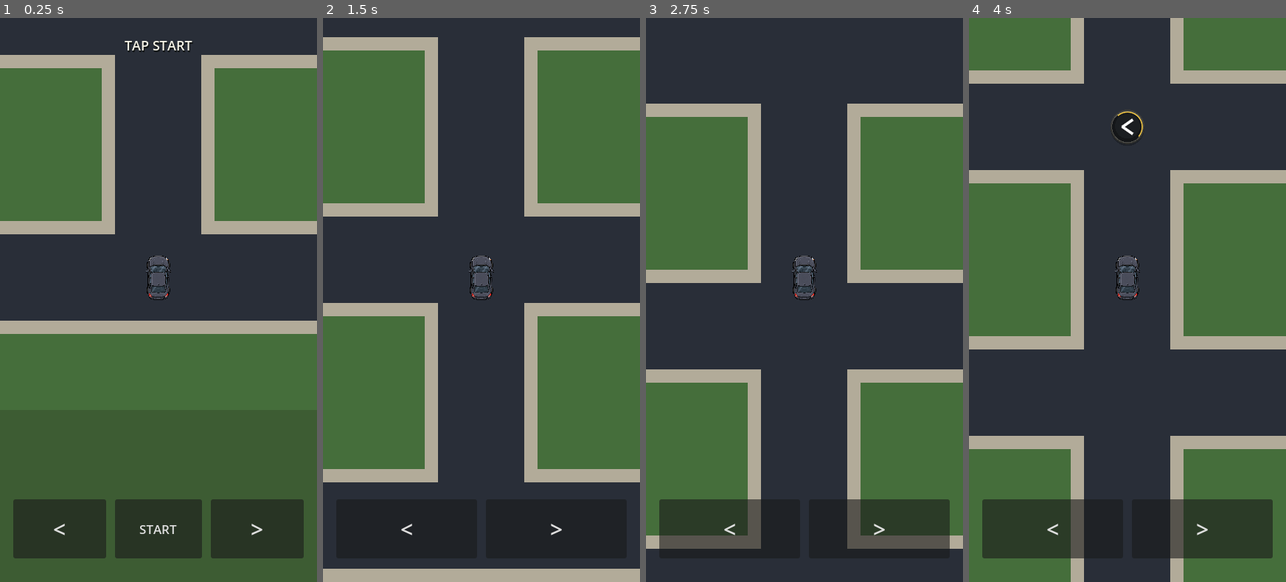
Above: before the commit, frames 1-4 (left to right).
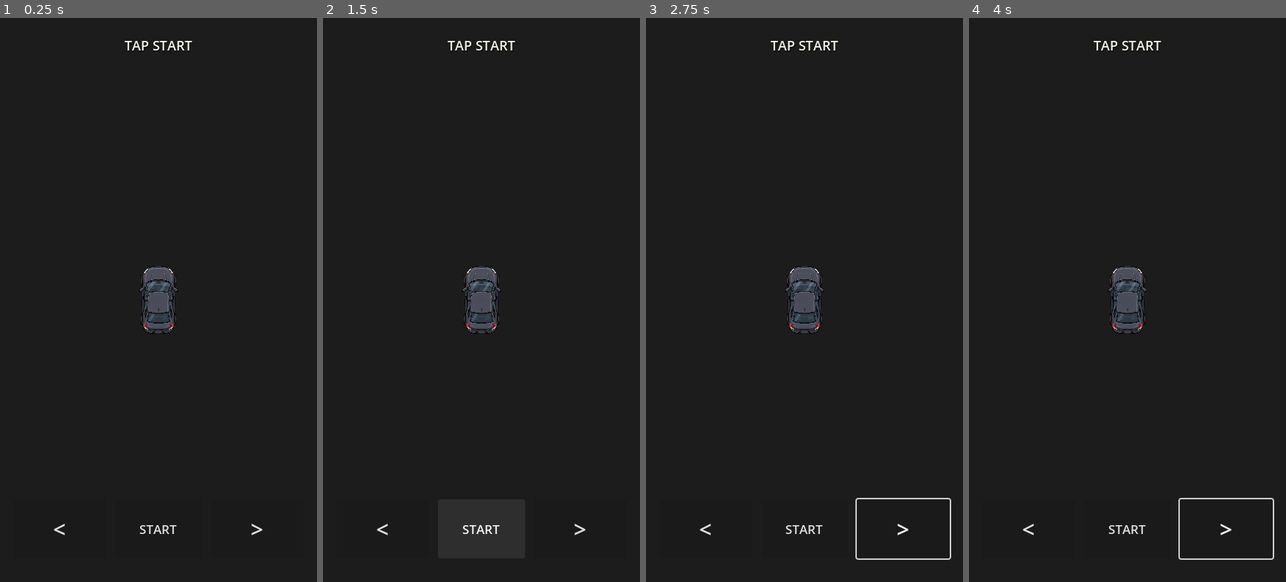
Above: after the commit, the same moments.

Repository: patrickcallahancomedy/comedian
Game: Godot game, scene res://scenes/drive/drive_module.tscn
The game is run twice, just before and just after one commit, with the same random seed, the same clock (stepped at 60 frames per second) and the same inputs.
Inputs (mouse positions are in pixels of both pictures, inside the frame that each line leads up to):
- Up to frame 1 (0.25 s): no input
- Up to frame 2 (1.5 s): click "START" at 0.5 s; click (481, 531) at 1.25 s, where only the run after the commit has a clickable "START"
- Up to frame 3 (2.75 s): tap Enter (ui_accept) at 2, 2.27 s; move the mouse to (874, 271) at 2.02 s; hold Right from 2.03 s (still down); tap Space at 2.1 s; click (874, 271) at 2.17 s
- Up to frame 4 (4 s): release Right at 2.75 s; tap Enter (ui_accept) at 2.75, 3.5 s; drag from (1064, 328) to (1111, 412) at 2.77 s; move the mouse to (1159, 175) at 3.52 s; hold Right from 3.53 s (still down); tap Space at 3.6 s

The runs differ from the first frame. In frame 1, 99% of the frame differs, in the area x 0-100%, y 0-100%; in frame 2, 90%; in frame 3, 96%; in frame 4, 97%.
Error after the commit: Parse Error: Cannot infer the type of "neighbor" variable because the value doesn't have a set type. (res://scripts/drive/drive_grid_controller.gd:601)

Commit message:
Apply city border rules and refine venue exterior

Diff:
--- a/godot/scripts/drive/drive_grid_controller.gd
+++ b/godot/scripts/drive/drive_grid_controller.gd
@@ -53,7 +53,6 @@
 const CITY_ROAD_ALT := Color(0.12, 0.13, 0.145)
 const CITY_ROAD_WIDTH := 20.0
 const CITY_SIDEWALK_WIDTH := 30.0
-const CITY_MARKING_COLOR := Color(0.91, 0.90, 0.84, 0.72)
 const CITY_BUILDING_COLORS := [
 	Color(0.28, 0.25, 0.23),
 	Color(0.32, 0.30, 0.28),
@@ -62,10 +61,13 @@
 ]
 const CITY_ROOF_DETAIL := Color(0.10, 0.11, 0.12, 0.26)
 const VENUE_BUILDING_COLOR := Color(0.18, 0.16, 0.15)
-const VENUE_TRIM_COLOR := Color(0.10, 0.10, 0.105)
-const VENUE_WINDOW_COLOR := Color(0.95, 0.63, 0.24, 0.82)
+const VENUE_ROOF_COLOR := Color(0.13, 0.125, 0.12)
+const VENUE_TRIM_COLOR := Color(0.08, 0.085, 0.09)
+const VENUE_WINDOW_COLOR := Color(0.96, 0.66, 0.28, 0.88)
 const VENUE_AWNING_COLOR := Color(0.42, 0.16, 0.13)
-const PARKING_LINE_COLOR := Color(0.92, 0.91, 0.84, 0.58)
+const VENUE_SIGN_COLOR := Color(0.78, 0.47, 0.22)
+const VENUE_SIDEWALK_COLOR := Color(0.48, 0.48, 0.46)
+const PARKING_LINE_COLOR := Color(0.92, 0.91, 0.84, 0.50)
 const GRID_COLOR := Color(0.08, 0.09, 0.09, 0.45)
 const BORDER_COLOR := Color(0.93, 0.92, 0.86)
 
@@ -576,61 +578,95 @@
 func _draw_city() -> void:
 	var rect := _city_rect()
 	_draw_world_rect(rect, CITY_GROUND_COLOR)
-
-	# Sidewalk beds first, then asphalt streets. Keeping every street centered
-	# on the existing 4x4 logical cells preserves the driving graph exactly.
-	for column in range(MAP.CITY_SIZE.x):
-		var center_x := rect.position.x + (float(column) + 0.5) * MAP.CITY_CELL
+	_draw_city_buildings(rect)
+
+	# City roads follow the same border rule as the neighborhood: perimeter
+	# intersections stop at the city edge, and only the actual entry cell opens
+	# outward toward the off-ramp.
+	for y in range(MAP.CITY_SIZE.y):
+		for x in range(MAP.CITY_SIZE.x):
+			_draw_city_intersection(Vector2i(x, y))
+
+	_draw_world_rect_outline(rect, Color(0.10, 0.11, 0.12, 0.55), 1.0)
+
+
+func _city_connections(cell: Vector2i) -> Array[Vector2i]:
+	var connections: Array[Vector2i] = []
+	for direction in [
+		Vector2i.UP,
+		Vector2i.RIGHT,
+		Vector2i.DOWN,
+		Vector2i.LEFT,
+	]:
+		var neighbor := cell + direction
+		if _cell_inside(neighbor, MAP.CITY_SIZE):
+			connections.append(direction)
+
+	# The off-ramp is the city's one intentional outside opening.
+	if cell == MAP.CITY_ENTRY and not connections.has(Vector2i.LEFT):
+		connections.append(Vector2i.LEFT)
+
+	return connections
+
+
+func _draw_city_intersection(cell: Vector2i) -> void:
+	var center := _city_cell_center(cell)
+	var connections := _city_connections(cell)
+
+	# Sidewalk/curb bed.
+	_draw_world_rect(
+		Rect2(
+			center - Vector2.ONE * CITY_SIDEWALK_WIDTH * 0.5,
+			Vector2.ONE * CITY_SIDEWALK_WIDTH
+		),
+		CITY_SIDEWALK_COLOR
+	)
+
+	# Road intersection.
+	var road_color := CITY_ROAD_COLOR if (cell.x + cell.y) % 2 == 0 else CITY_ROAD_ALT
+	_draw_world_rect(
+		Rect2(
+			center - Vector2.ONE * CITY_ROAD_WIDTH * 0.5,
+			Vector2.ONE * CITY_ROAD_WIDTH
+		),
+		road_color
+	)
+
+	for direction in connections:
+		var arm_length := float(MAP.CITY_CELL) * 0.5
+		var arm_center := center + Vector2(direction) * arm_length * 0.5
+		var sidewalk_size := Vector2(CITY_SIDEWALK_WIDTH, arm_length)
+		var road_size := Vector2(CITY_ROAD_WIDTH, arm_length)
+
+		if direction.x != 0:
+			sidewalk_size = Vector2(arm_length, CITY_SIDEWALK_WIDTH)
+			road_size = Vector2(arm_length, CITY_ROAD_WIDTH)
+
 		_draw_world_rect(
-			Rect2(
-				Vector2(center_x - CITY_SIDEWALK_WIDTH * 0.5, rect.position.y),
-				Vector2(CITY_SIDEWALK_WIDTH, rect.size.y)
-			),
+			Rect2(arm_center - sidewalk_size * 0.5, sidewalk_size),
 			CITY_SIDEWALK_COLOR
 		)
-
-	for row in range(MAP.CITY_SIZE.y):
-		var center_y := rect.position.y + (float(row) + 0.5) * MAP.CITY_CELL
 		_draw_world_rect(
-			Rect2(
-				Vector2(rect.position.x, center_y - CITY_SIDEWALK_WIDTH * 0.5),
-				Vector2(rect.size.x, CITY_SIDEWALK_WIDTH)
-			),
-			CITY_SIDEWALK_COLOR
-		)
-
-	_draw_city_buildings(rect)
-
-	for column in range(MAP.CITY_SIZE.x):
-		var center_x := rect.position.x + (float(column) + 0.5) * MAP.CITY_CELL
-		var road_color := CITY_ROAD_COLOR if column % 2 == 0 else CITY_ROAD_ALT
-		_draw_world_rect(
-			Rect2(
-				Vector2(center_x - CITY_ROAD_WIDTH * 0.5, rect.position.y),
-				Vector2(CITY_ROAD_WIDTH, rect.size.y)
-			),
+			Rect2(arm_center - road_size * 0.5, road_size),
 			road_color
 		)
 
-	for row in range(MAP.CITY_SIZE.y):
-		var center_y := rect.position.y + (float(row) + 0.5) * MAP.CITY_CELL
-		var road_color := CITY_ROAD_ALT if row % 2 == 0 else CITY_ROAD_COLOR
-		_draw_world_rect(
-			Rect2(
-				Vector2(rect.position.x, center_y - CITY_ROAD_WIDTH * 0.5),
-				Vector2(rect.size.x, CITY_ROAD_WIDTH)
-			),
-			road_color
-		)
-
-	_draw_city_lane_markings(rect)
-	_draw_city_crosswalks(rect)
-	_draw_world_rect_outline(rect, Color(0.10, 0.11, 0.12, 0.55), 1.0)
+	# Soft curb edge around the intersection keeps the city readable without
+	# lane striping.
+	var curb_half := CITY_SIDEWALK_WIDTH * 0.5
+	_draw_world_rect_outline(
+		Rect2(
+			center - Vector2.ONE * curb_half,
+			Vector2.ONE * curb_half * 2.0
+		),
+		CITY_SIDEWALK_EDGE,
+		0.65
+	)
 
 
 func _draw_city_buildings(rect: Rect2) -> void:
-	# Nine simple rooftops fill the spaces between streets. Small deterministic
-	# details keep the city readable without turning it into visual noise.
+	# Nine rooftops fill the interior blocks. The destination block is left
+	# quieter so the curbside venue outside the city edge becomes the focus.
 	for row in range(MAP.CITY_SIZE.y - 1):
 		for column in range(MAP.CITY_SIZE.x - 1):
 			var left_center := rect.position.x + (float(column) + 0.5) * MAP.CITY_CELL
@@ -656,59 +692,6 @@
 				)
 			)
 			_draw_world_rect(roof_detail, CITY_ROOF_DETAIL)
-
-
-func _draw_city_lane_markings(rect: Rect2) -> void:
-	for column in range(MAP.CITY_SIZE.x):
-		var x := rect.position.x + (float(column) + 0.5) * MAP.CITY_CELL
-		for row in range(MAP.CITY_SIZE.y - 1):
-			var segment_start := rect.position.y + (float(row) + 0.5) * MAP.CITY_CELL + 14.0
-			var segment_end := segment_start + MAP.CITY_CELL - 28.0
-			var y := segment_start
-			while y < segment_end:
-				_draw_world_line(
-					Vector2(x, y),
-					Vector2(x, minf(y + 6.0, segment_end)),
-					CITY_MARKING_COLOR,
-					0.8
-				)
-				y += 12.0
-
-	for row in range(MAP.CITY_SIZE.y):
-		var y := rect.position.y + (float(row) + 0.5) * MAP.CITY_CELL
-		for column in range(MAP.CITY_SIZE.x - 1):
-			var segment_start := rect.position.x + (float(column) + 0.5) * MAP.CITY_CELL + 14.0
-			var segment_end := segment_start + MAP.CITY_CELL - 28.0
-			var x := segment_start
-			while x < segment_end:
-				_draw_world_line(
-					Vector2(x, y),
-					Vector2(minf(x + 6.0, segment_end), y),
-					CITY_MARKING_COLOR,
-					0.8
-				)
-				x += 12.0
-
-
-func _draw_city_crosswalks(rect: Rect2) -> void:
-	# A few restrained crosswalks make the city feel inhabited without
-	# covering every intersection in markings.
-	var cells := [
-		Vector2i(0, 2),
-		Vector2i(1, 1),
-		Vector2i(2, 2),
-		Vector2i(3, 1),
-	]
-	for cell in cells:
-		var center := _city_cell_center(cell)
-		for stripe in range(-2, 3):
-			var offset := float(stripe) * 2.3
-			_draw_world_line(
-				center + Vector2(-7.0, offset),
-				center + Vector2(-3.0, offset),
-				Color(0.90, 0.90, 0.86, 0.55),
-				0.8
-			)
 
 
 func _draw_grid_zone(rect: Rect2, cell_size: int, color: Color) -> void:
@@ -1098,8 +1081,8 @@
 func _parking_space_rect() -> Rect2:
 	var center := _city_cell_center(MAP.CITY_DESTINATION)
 	return Rect2(
-		center + Vector2(-5.0, -12.0),
-		Vector2(10.0, 24.0)
+		center + Vector2(-4.5, -12.0),
+		Vector2(9.0, 24.0)
 	)
 
 
@@ -1107,8 +1090,8 @@
 	var city_rect := _city_rect()
 	var destination_center := _city_cell_center(MAP.CITY_DESTINATION)
 	return Rect2(
-		Vector2(city_rect.end.x - 16.0, destination_center.y - 27.0),
-		Vector2(15.0, 54.0)
+		Vector2(city_rect.end.x + 7.0, destination_center.y - 31.0),
+		Vector2(36.0, 62.0)
 	)
 
 
@@ -1116,68 +1099,95 @@
 	var parking_rect := _parking_space_rect()
 	var venue_rect := _venue_rect()
 	var destination_center := _city_cell_center(MAP.CITY_DESTINATION)
-
-	# Faded parallel-parking stall beside the destination curb.
+	var city_rect := _city_rect()
+
+	# A subtle curbside parking bay: enough to imply "park here" without
+	# painting a giant destination box under the car.
 	_draw_world_line(
 		Vector2(parking_rect.position.x, parking_rect.position.y),
 		Vector2(parking_rect.position.x, parking_rect.end.y),
 		PARKING_LINE_COLOR,
-		0.9
+		0.75
 	)
 	_draw_world_line(
 		Vector2(parking_rect.end.x, parking_rect.position.y),
 		Vector2(parking_rect.end.x, parking_rect.end.y),
 		PARKING_LINE_COLOR,
-		0.9
-	)
-	_draw_world_line(
-		Vector2(parking_rect.position.x, parking_rect.position.y),
-		Vector2(parking_rect.end.x, parking_rect.position.y),
-		PARKING_LINE_COLOR,
-		0.9
-	)
-	_draw_world_line(
-		Vector2(parking_rect.position.x, parking_rect.end.y),
-		Vector2(parking_rect.end.x, parking_rect.end.y),
-		PARKING_LINE_COLOR,
-		0.9
-	)
-
-	# A narrow dark facade on the curb side implies the venue without labeling
-	# it loudly. Warm doorway/window light does the storytelling.
+		0.75
+	)
+
+	# Sidewalk continues beyond the city boundary to a real curbside building.
+	var venue_sidewalk := Rect2(
+		Vector2(city_rect.end.x - 2.0, destination_center.y - 35.0),
+		Vector2(12.0, 70.0)
+	)
+	_draw_world_rect(venue_sidewalk, VENUE_SIDEWALK_COLOR)
+
+	# Building mass and roof.
+	_draw_world_rect(
+		Rect2(venue_rect.position + Vector2(2.0, 2.0), venue_rect.size),
+		Color(0.0, 0.0, 0.0, 0.24)
+	)
 	_draw_world_rect(venue_rect, VENUE_BUILDING_COLOR)
 	_draw_world_rect(
 		Rect2(
-			Vector2(venue_rect.position.x - 1.5, venue_rect.position.y + 8.0),
-			Vector2(2.0, venue_rect.size.y - 16.0)
+			venue_rect.position + Vector2(4.0, 4.0),
+			venue_rect.size - Vector2(8.0, 8.0)
 		),
-		VENUE_TRIM_COLOR
-	)
-
+		VENUE_ROOF_COLOR
+	)
+
+	# Street-facing facade strip.
+	var facade := Rect2(
+		Vector2(venue_rect.position.x, venue_rect.position.y + 4.0),
+		Vector2(5.0, venue_rect.size.y - 8.0)
+	)
+	_draw_world_rect(facade, VENUE_TRIM_COLOR)
+
+	# Recessed warm entrance directly beside the parked car.
 	var door_rect := Rect2(
-		Vector2(venue_rect.position.x + 1.5, destination_center.y - 7.0),
-		Vector2(6.0, 14.0)
+		Vector2(venue_rect.position.x - 0.5, destination_center.y - 6.5),
+		Vector2(7.0, 13.0)
 	)
 	_draw_world_rect(door_rect, VENUE_WINDOW_COLOR)
 
-	var poster_top := Rect2(
-		Vector2(venue_rect.position.x + 2.0, venue_rect.position.y + 5.0),
-		Vector2(8.0, 7.0)
-	)
-	var poster_bottom := Rect2(
-		Vector2(venue_rect.position.x + 2.0, venue_rect.end.y - 12.0),
-		Vector2(8.0, 7.0)
-	)
-	_draw_world_rect(poster_top, Color(0.78, 0.54, 0.29, 0.65))
-	_draw_world_rect(poster_bottom, Color(0.72, 0.45, 0.27, 0.55))
-
+	# Small marquee/awning, angled slightly toward the curb.
 	var awning := PackedVector2Array([
-		Vector2(venue_rect.position.x - 2.5, destination_center.y - 11.0),
-		Vector2(venue_rect.position.x + 10.0, destination_center.y - 11.0),
-		Vector2(venue_rect.position.x + 8.0, destination_center.y - 7.5),
-		Vector2(venue_rect.position.x - 2.5, destination_center.y - 7.5),
+		Vector2(venue_rect.position.x - 4.0, destination_center.y - 10.5),
+		Vector2(venue_rect.position.x + 11.0, destination_center.y - 10.5),
+		Vector2(venue_rect.position.x + 9.0, destination_center.y - 6.5),
+		Vector2(venue_rect.position.x - 4.0, destination_center.y - 6.5),
 	])
 	_draw_world_polygon(awning, VENUE_AWNING_COLOR)
+
+	# A compact lit sign box and two poster cases sell "venue" without large text.
+	var sign_rect := Rect2(
+		Vector2(venue_rect.position.x - 0.5, destination_center.y - 19.0),
+		Vector2(9.0, 5.5)
+	)
+	_draw_world_rect(sign_rect, VENUE_SIGN_COLOR)
+	_draw_world_rect_outline(sign_rect, Color(0.96, 0.72, 0.35, 0.75), 0.7)
+
+	var poster_one := Rect2(
+		Vector2(venue_rect.position.x - 0.25, destination_center.y + 10.0),
+		Vector2(5.0, 7.5)
+	)
+	var poster_two := Rect2(
+		Vector2(venue_rect.position.x - 0.25, destination_center.y + 19.5),
+		Vector2(5.0, 7.5)
+	)
+	_draw_world_rect(poster_one, Color(0.68, 0.36, 0.24, 0.82))
+	_draw_world_rect(poster_two, Color(0.36, 0.44, 0.50, 0.82))
+
+	# Rooftop units make the building read as a real commercial structure.
+	_draw_world_rect(
+		Rect2(venue_rect.position + Vector2(17.0, 12.0), Vector2(8.0, 6.0)),
+		Color(0.22, 0.23, 0.23)
+	)
+	_draw_world_rect(
+		Rect2(venue_rect.position + Vector2(20.0, 39.0), Vector2(7.0, 5.0)),
+		Color(0.22, 0.23, 0.23)
+	)
 
 
 func _draw_map_outline() -> void:
--- a/godot/tests/drive_grid_test.gd
+++ b/godot/tests/drive_grid_test.gd
@@ -132,6 +132,23 @@
 			"Off-ramp does not widen toward the city"
 		)
 
+	_check(
+		not drive._city_connections(Vector2i(0, 0)).has(Vector2i.LEFT),
+		"City top-left corner incorrectly opens through the border"
+	)
+	_check(
+		not drive._city_connections(Vector2i(0, 0)).has(Vector2i.UP),
+		"City top-left corner incorrectly opens through the border"
+	)
+	_check(
+		drive._city_connections(MAP.CITY_ENTRY).has(Vector2i.LEFT),
+		"City entry is not the one intentional outside opening"
+	)
+	_check(
+		not drive._city_connections(MAP.CITY_DESTINATION).has(Vector2i.RIGHT),
+		"City destination incorrectly opens through the outside border"
+	)
+
 	var parking_rect: Rect2 = drive._parking_space_rect()
 	var venue_rect: Rect2 = drive._venue_rect()
 	var destination_center: Vector2 = drive._city_cell_center(MAP.CITY_DESTINATION)
@@ -144,8 +161,8 @@
 		"Venue facade is not curbside outside the parking space"
 	)
 	_check(
-		venue_rect.end.x <= drive._city_rect().end.x + 0.01,
-		"Venue facade extends outside the city visual bounds"
+		venue_rect.position.x > drive._city_rect().end.x,
+		"Venue should sit outside the curb at the city edge"
 	)
 
 	_check(navigation != null, "Navigation display missing")
